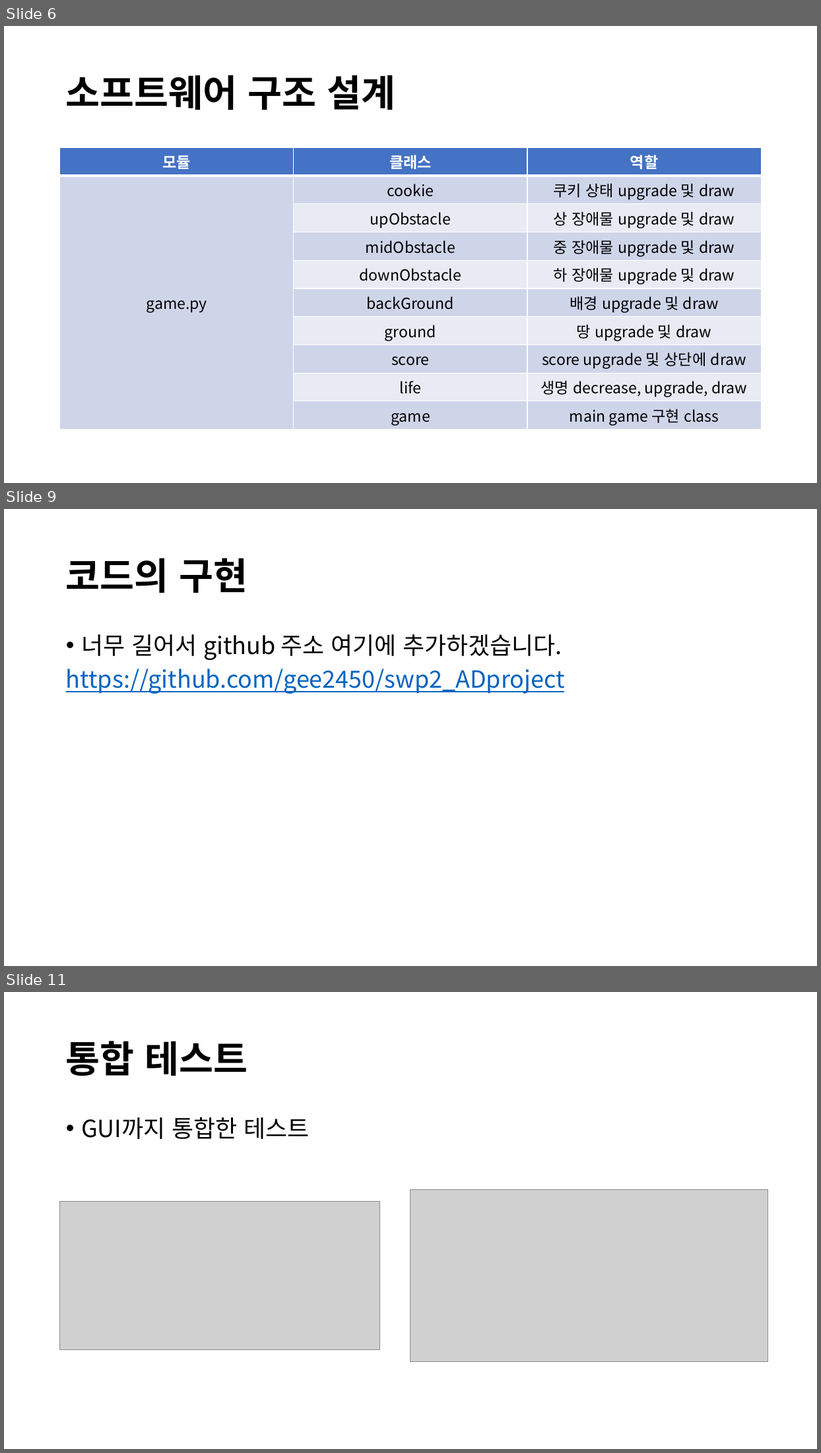
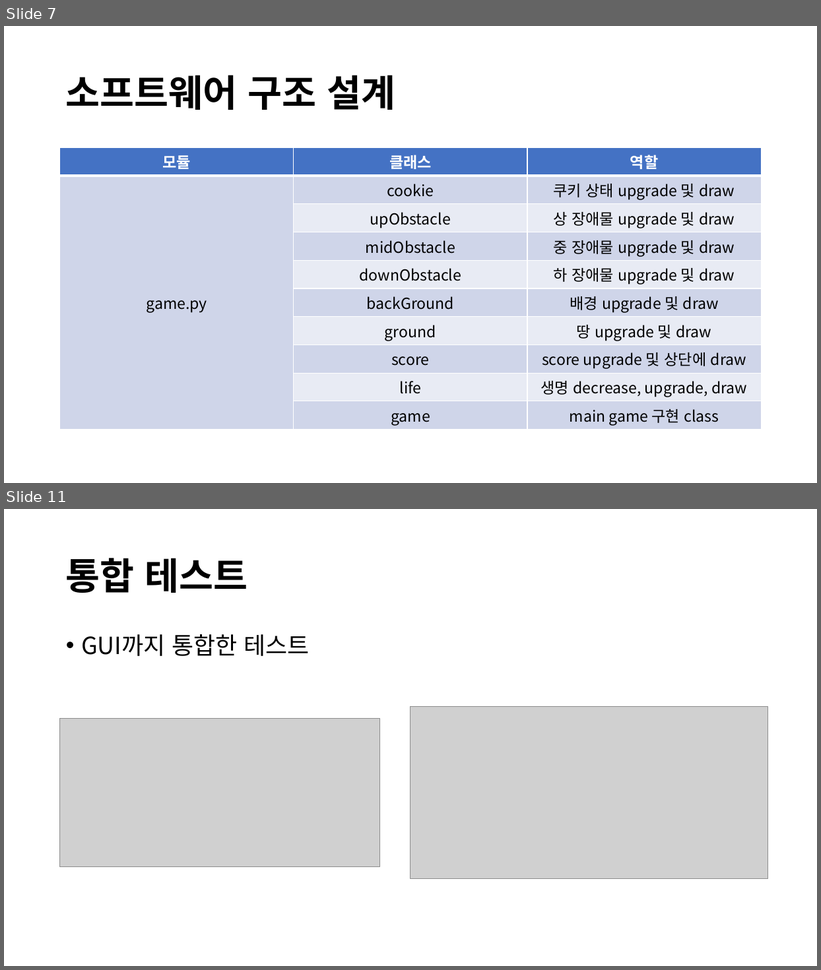
Before and after one commit to gee2450/swp2_ADproject, a slide deck: AD산출물.pptx. Shown one above the other, each under a label of ours: slides 6, 9 and 11 before the commit, slides 7 and 11 after it; the slides between them are not shown. The pictures are 821x1453 and 821x970 pixels, drawn with LibreOffice and Linux fonts; fonts in the diff are those of the drawing; grey boxes stand for pictures. Boxes give left, top, right and bottom in pixels: in the first picture for what was removed or moved away, otherwise in the second. Text is boxed around its words. In the diff, an @@ line names an element or a change of style, - is before the commit and + after.

```diff
--- a/AD산출물.pptx
+++ b/AD산출물.pptx
@@ slide 9 removed at [4, 509, 817, 966], background #FFFFFF @@
@@ title removed at [66, 558, 248, 593] @@
-코드의 구현
@@ text removed at [66, 634, 565, 694] @@
-• 너무 길어서 github 주소 여기에 추가하겠습니다.
-https://github.com/gee2450/swp2_ADproject
@@ what was slide 6 is now slide 7 @@
```
Also in this commit, not shown: 2 slides changed, 3 slides added, 1 other slide removed.
